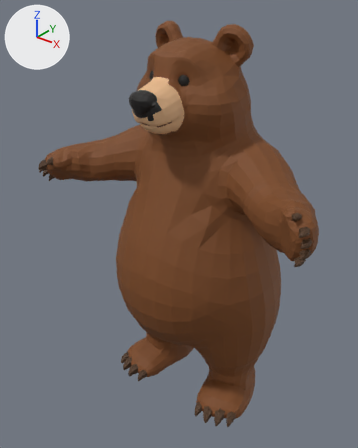
Before and after pictures for a commit that changed the glTF model assets/models/bear/tripo-hand/bear.rig.glb.
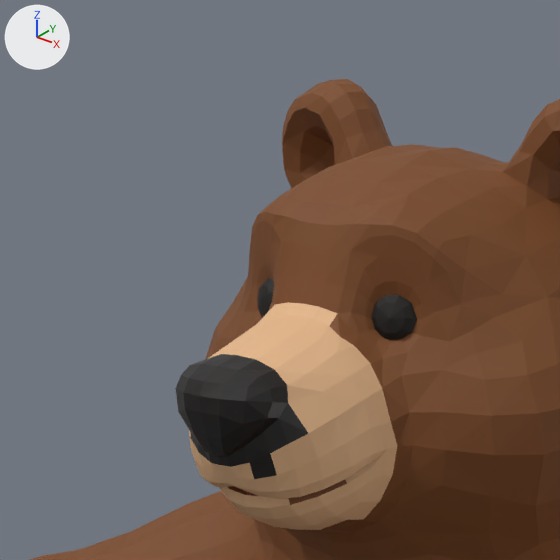
There are two pictures of each version: one whole from a camera (50 mm lens) standing at (0.699, -0.959, 1.078) and looking at (-0.042, -0.033, 0.504), one close up on the part from 24% to 63% of the width and 0% to 32% of the height. The axes (+X, +Y, +Z) are drawn at upper left. The lights are the same throughout. The first two pictures are the older version. Vertices at exactly the same position are counted once.

The scene before the commit, as lines of its bpy script (objects in view):
```python
me_bear = bpy.data.meshes.new('bear')
me_bear.from_pydata(...)  # 2897 vertices, 5596 faces; spans x -0.389..0.39, y -0.232..0.23, z 0.0..1.001
# faces by material slot: [5490, 106]
me_bear.materials.append(mat_fur)
me_bear.materials.append(mat_gloss)
ob_bear_001 = bpy.data.objects.new('bear.001', me_bear)
ob_bear_001.location = (0.0, 0.0, 0.0)
```
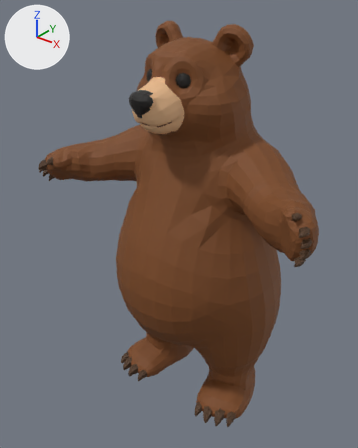
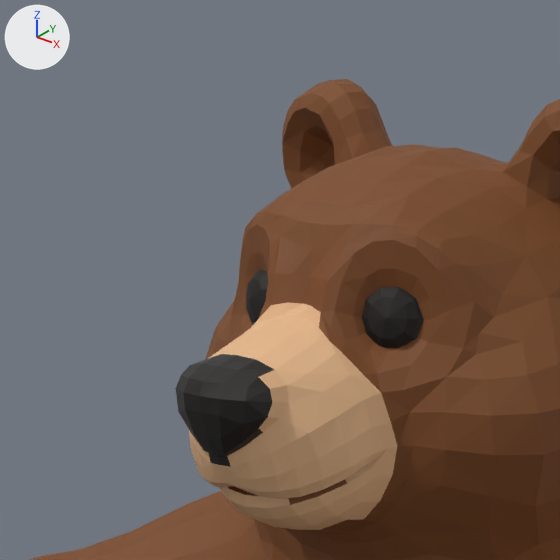
Boxes [x1, y1, x2, y2] around the edits, measured in the close-ups (560 x 560 px; the box of a moved part takes in the faces that stretch with it):
part 1 of me_bear, moved or reshaped: before [257, 278, 274, 318]; after [246, 269, 268, 325]
part 2 of me_bear, moved or reshaped: before [372, 295, 417, 340]; after [362, 287, 424, 348]
part 3 of me_bear, moved or reshaped: [218, 207, 522, 422] in both
part 4 of me_bear, recoloured (black to beige): [190, 370, 308, 479] in both
part 5 of me_bear, recoloured (lighter): [190, 370, 308, 479] in both

Patch to the scene script:
```diff
--- a/assets/models/bear/tripo-hand/bear.rig.glb.py
+++ b/assets/models/bear/tripo-hand/bear.rig.glb.py
@@ me_bear @@
 # used by ob_bear_001; location = (0.0, 0.0, 0.0)
-me_bear.from_pydata(...)  # 2897 vertices, 5596 faces; spans x -0.389..0.39, y -0.232..0.23, z 0.0..1.001
+me_bear.from_pydata(...)  # 3261 vertices, 6220 faces; spans x -0.389..0.39, y -0.232..0.23, z 0.0..1.001
+# me_bear part 1: the loose piece of 41 vertices spanning x -0.055..-0.021, y -0.131..-0.105, z 0.876..0.911 is scaled about its middle by 1.35, then moved by (0.0, -0.002, 0.0)
+# me_bear part 2: the loose piece of 41 vertices spanning x 0.021..0.055, y -0.131..-0.105, z 0.876..0.911 is scaled about its middle by 1.35, then moved by (0.0, -0.002, 0.0)
+# me_bear part 3
+# 4 vertices in x -0.044..0.044, y -0.131..-0.126, z 0.936..0.938 move by (0.0, -0.001, 0.002)
+# 142 vertices move from x -0.08..0.08, y -0.159..-0.098, z 0.863..0.939 to x -0.085..0.085, y -0.16..-0.097, z 0.861..0.94
+# me_bear part 4: 28 kept faces spanning x -0.033..0.042, y -0.215..-0.192, z 0.823..0.877 get new vertex colours; the middle colour goes from black #181412 to beige #e6b88b
+# me_bear part 5: 28 faces spanning x -0.033..0.042, y -0.215..-0.192, z 0.823..0.877 switch from mat_gloss to mat_fur
+# other edits to the shape of me_bear do not show in these pictures
```
